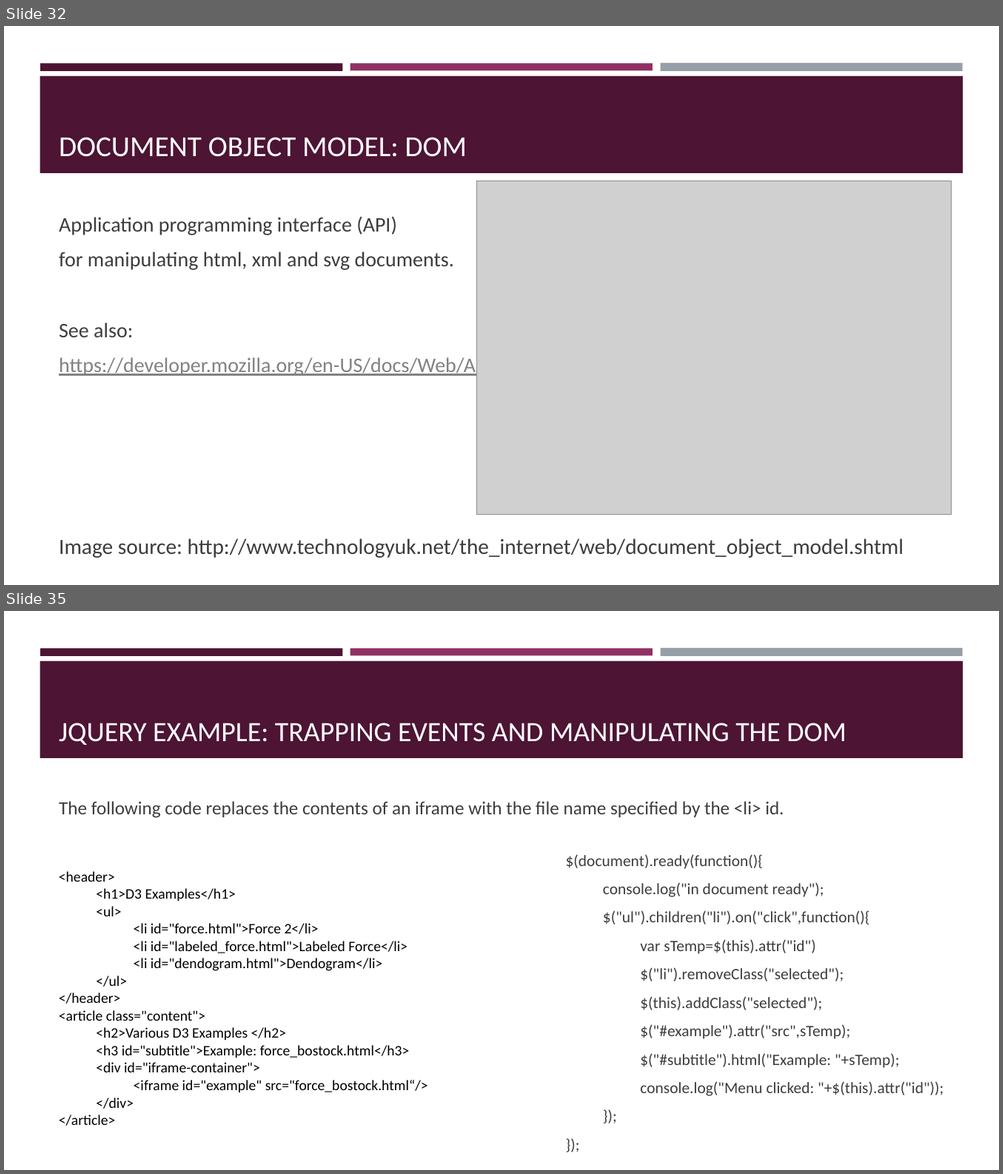
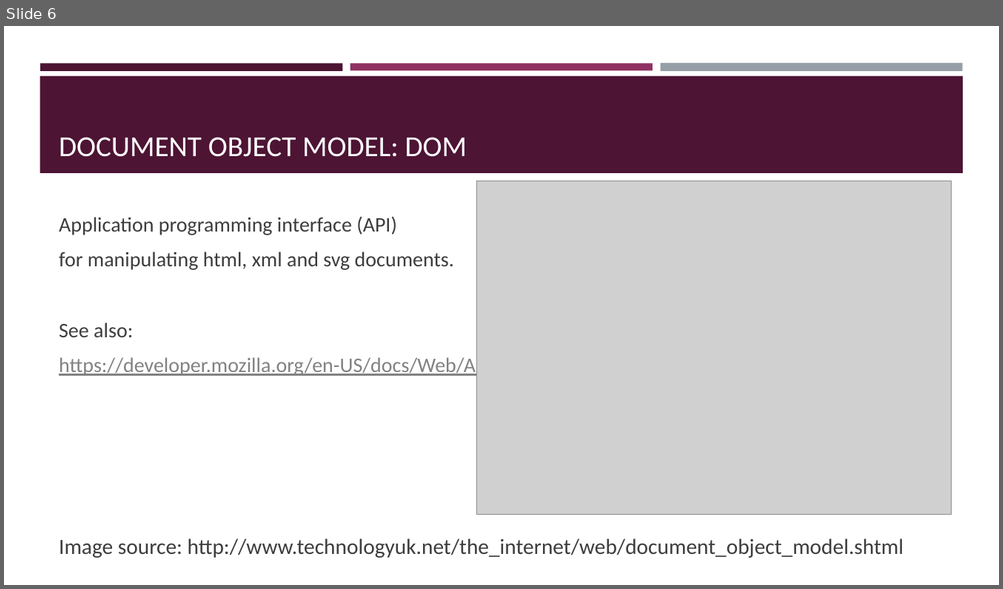
Before and after one commit to brianmacmillan/BMCC-MMP350, a slide deck: Lecture notes/week1_overview/Introduction to Web design.pptx. Shown one above the other, each under a label of ours: slides 32 and 35 before the commit, slide 6 after it; the slides between them are not shown. The pictures are 1003x1174 and 1003x589 pixels, drawn with LibreOffice and Linux fonts; fonts in the diff are those of the drawing; grey boxes stand for pictures. Boxes give left, top, right and bottom in pixels: in the first picture for what was removed or moved away, otherwise in the second. Text is boxed around its words. In the diff, an @@ line names an element or a change of style, - is before the commit and + after.

Commit message:
third draft of syllabus with more examples

```diff
--- a/Lecture notes/week1_overview/Introduction to Web design.pptx
+++ b/Lecture notes/week1_overview/Introduction to Web design.pptx
@@ slide 35 removed at [4,611,999,1170], background #FFFFFF; not listed: 4 template elements that a slide beside it also shows @@
@@ title removed at [59,723,846,745] @@
-JQUERY EXAMPLE: TRAPPING EVENTS AND MANIPULATING THE DOM
@@ text removed at [59,801,783,818] @@
-The following code replaces the contents of an iframe with the file name specified by the <li> id.
@@ text removed at [566,854,943,1096] @@
-$(document).ready(function(){
-console.log("in document ready");
-$("ul").children("li").on("click",function(){
-var sTemp=$(this).attr("id")
-$("li").removeClass("selected");
-$(this).addClass("selected");
-$("#example").attr("src",sTemp);
-$("#subtitle").html("Example: "+sTemp);
-console.log("Menu clicked: "+$(this).attr("id"));
-});
-});
@@ text removed at [59,871,428,1126] @@
-<header>
-<h1>D3 Examples</h1>
-<ul>
-<li id="force.html">Force 2</li>
-<li id="labeled_force.html">Labeled Force</li>
-<li id="dendogram.html">Dendogram</li>
-</ul>
-</header>
-<article class="content">
-<h2>Various D3 Examples </h2>
-<h3 id="subtitle">Example: force_bostock.html</h3>
-<div id="iframe-container">
-<iframe id="example" src="force_bostock.html“/>
-</div>
-</article>
@@ what was slide 32 is now slide 6 @@
```
Also in this commit, not shown: 2 slides changed, 41 other slides removed, 32 other files.
